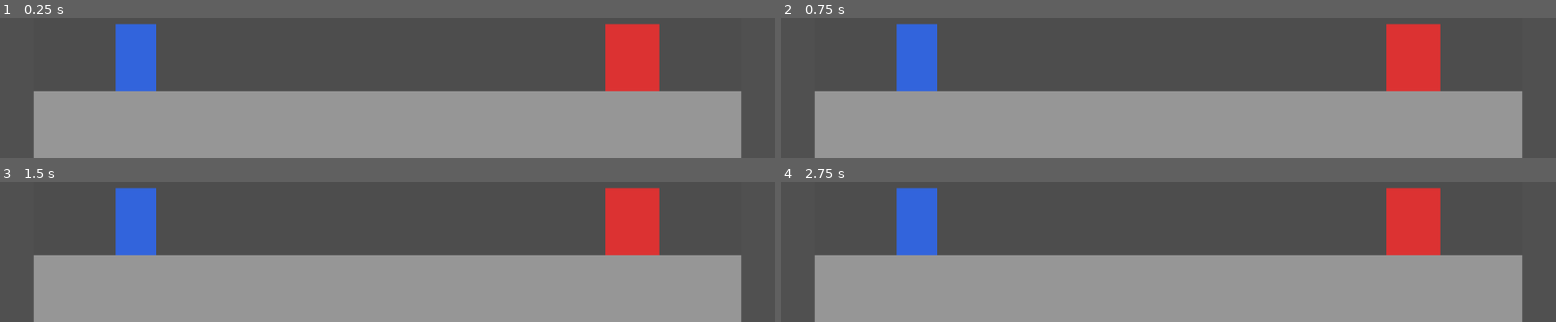
Above: before the commit, frames 1-4 (two rows, left to right).
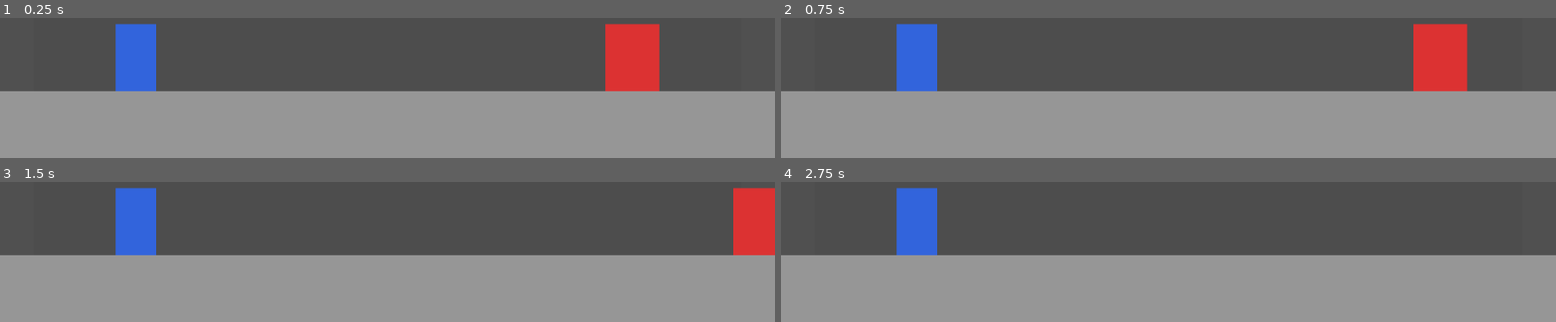
Above: after the commit, the same moments.

Repository: Mausinator08/project-anti-hero
Game: Godot game, scene res://scenes/main.tscn
Two runs of this game, one before a commit and one after it. Both use one fixed random seed, a clock stepped at 60 frames per second and the inputs below.
Inputs:
- Up to frame 1 (0.25 s): no input
- Up to frame 2 (0.75 s): tap Enter at 0.5 s; hold D (move_right, bound only after the commit) from 0.53 s (still down)
- Up to frame 3 (1.5 s): keep holding D (move_right, bound only after the commit)
- Up to frame 4 (2.75 s): release D (move_right, bound only after the commit) at 2.03 s; hold A (move_left, bound only after the commit) from 2.03 s (still down)

The runs differ from the first frame. In frame 1, 4.2% of the frame differs, in the area x 0-100%, y 52-100%; in frame 2, 7.6%; in frame 3, 10%, in the area x 0-100%, y 4-100%; in frame 4, 7.6%.

Commit message:
Phase 2 boss movement working

Diff:
--- a/project.godot
+++ b/project.godot
@@ -14,6 +14,21 @@
 run/main_scene="uid://bnd2lionocv2l"
 config/features=PackedStringArray("4.6", "Forward Plus")
 
+[input]
+
+move_left={
+"deadzone": 0.2,
+"events": [Object(InputEventKey,"resource_local_to_scene":false,"resource_name":"","device":-1,"window_id":0,"alt_pressed":false,"shift_pressed":false,"ctrl_pressed":false,"meta_pressed":false,"pressed":false,"keycode":0,"physical_keycode":65,"key_label":0,"unicode":97,"location":0,"echo":false,"script":null)
+, Object(InputEventKey,"resource_local_to_scene":false,"resource_name":"","device":-1,"window_id":0,"alt_pressed":false,"shift_pressed":false,"ctrl_pressed":false,"meta_pressed":false,"pressed":false,"keycode":0,"physical_keycode":4194319,"key_label":0,"unicode":0,"location":0,"echo":false,"script":null)
+]
+}
+move_right={
+"deadzone": 0.2,
+"events": [Object(InputEventKey,"resource_local_to_scene":false,"resource_name":"","device":-1,"window_id":0,"alt_pressed":false,"shift_pressed":false,"ctrl_pressed":false,"meta_pressed":false,"pressed":false,"keycode":0,"physical_keycode":68,"key_label":0,"unicode":100,"location":0,"echo":false,"script":null)
+, Object(InputEventKey,"resource_local_to_scene":false,"resource_name":"","device":-1,"window_id":0,"alt_pressed":false,"shift_pressed":false,"ctrl_pressed":false,"meta_pressed":false,"pressed":false,"keycode":0,"physical_keycode":4194321,"key_label":0,"unicode":0,"location":0,"echo":false,"script":null)
+]
+}
+
 [physics]
 
 3d/physics_engine="Jolt Physics"
--- a/scenes/main.tscn
+++ b/scenes/main.tscn
@@ -1,16 +1,18 @@
 [gd_scene format=3 uid="uid://bnd2lionocv2l"]
+
+[ext_resource type="Script" uid="uid://bt6flu3ddywmt" path="res://scripts/Boss.gd" id="1_o5qli"]
+
+[sub_resource type="RectangleShape2D" id="RectangleShape2D_sgp6g"]
+size = Vector2(1152, 100)
+
+[sub_resource type="RectangleShape2D" id="RectangleShape2D_o5qli"]
+size = Vector2(80, 100)
 
 [node name="Main" type="Node2D" unique_id=1128687661]
 
 [node name="GameManager" type="Node" parent="." unique_id=1609458444]
 
 [node name="Arena" type="Node2D" parent="." unique_id=565076484]
-
-[node name="Floor" type="ColorRect" parent="Arena" unique_id=1389195892]
-offset_top = 548.0
-offset_right = 1152.0
-offset_bottom = 648.0
-color = Color(0.5882353, 0.5882353, 0.5882353, 1)
 
 [node name="LeftWall" type="ColorRect" parent="Arena" unique_id=1184342586]
 offset_right = 50.0
@@ -23,12 +25,17 @@
 offset_bottom = 648.0
 color = Color(0.3137255, 0.3137255, 0.3137255, 1)
 
-[node name="Boss" type="ColorRect" parent="." unique_id=1018957167]
-offset_left = 900.0
-offset_top = 448.0
-offset_right = 980.0
-offset_bottom = 548.0
-color = Color(0.8627451, 0.19607843, 0.19607843, 1)
+[node name="Floor" type="StaticBody2D" parent="Arena" unique_id=418825028]
+position = Vector2(0, 548)
+
+[node name="FloorColor" type="ColorRect" parent="Arena/Floor" unique_id=413519774]
+offset_right = 1152.0
+offset_bottom = 100.0
+color = Color(0.5882353, 0.5882353, 0.5882353, 1)
+
+[node name="CollisionShape2D" type="CollisionShape2D" parent="Arena/Floor" unique_id=91959633]
+position = Vector2(576, 50)
+shape = SubResource("RectangleShape2D_sgp6g")
 
 [node name="Hero" type="ColorRect" parent="." unique_id=1178701282]
 offset_left = 172.0
@@ -39,3 +46,16 @@
 
 [node name="Camera2D" type="Camera2D" parent="." unique_id=1893312184]
 offset = Vector2(576, 324)
+
+[node name="Boss" type="CharacterBody2D" parent="." unique_id=795367126]
+position = Vector2(900, 448)
+script = ExtResource("1_o5qli")
+
+[node name="BossColor" type="ColorRect" parent="Boss" unique_id=2000990394]
+offset_right = 80.0
+offset_bottom = 100.0
+color = Color(0.8627451, 0.19607843, 0.19607843, 1)
+
+[node name="CollisionShape2D" type="CollisionShape2D" parent="Boss" unique_id=1486249558]
+position = Vector2(40, 50)
+shape = SubResource("RectangleShape2D_o5qli")
--- /dev/null
+++ b/scripts/Boss.gd
@@ -0,0 +1,21 @@
+extends CharacterBody2D
+
+const SPEED = 200.0
+const GRAVITY = 980.0
+
+func _physics_process(delta: float) -> void:
+	# Pull the boss downward when not standing on something
+	if not is_on_floor():
+		velocity.y += GRAVITY * delta
+
+	# Check keyboard input for left/right movement
+	var direction := 0
+	if Input.is_action_pressed("move_left"):
+		direction = -1
+	elif Input.is_action_pressed("move_right"):
+		direction = 1
+
+	velocity.x = direction * SPEED
+
+	# Move the body and automatically handle collisions
+	move_and_slide()
Not shown, added: scripts/Boss.gd.uid
